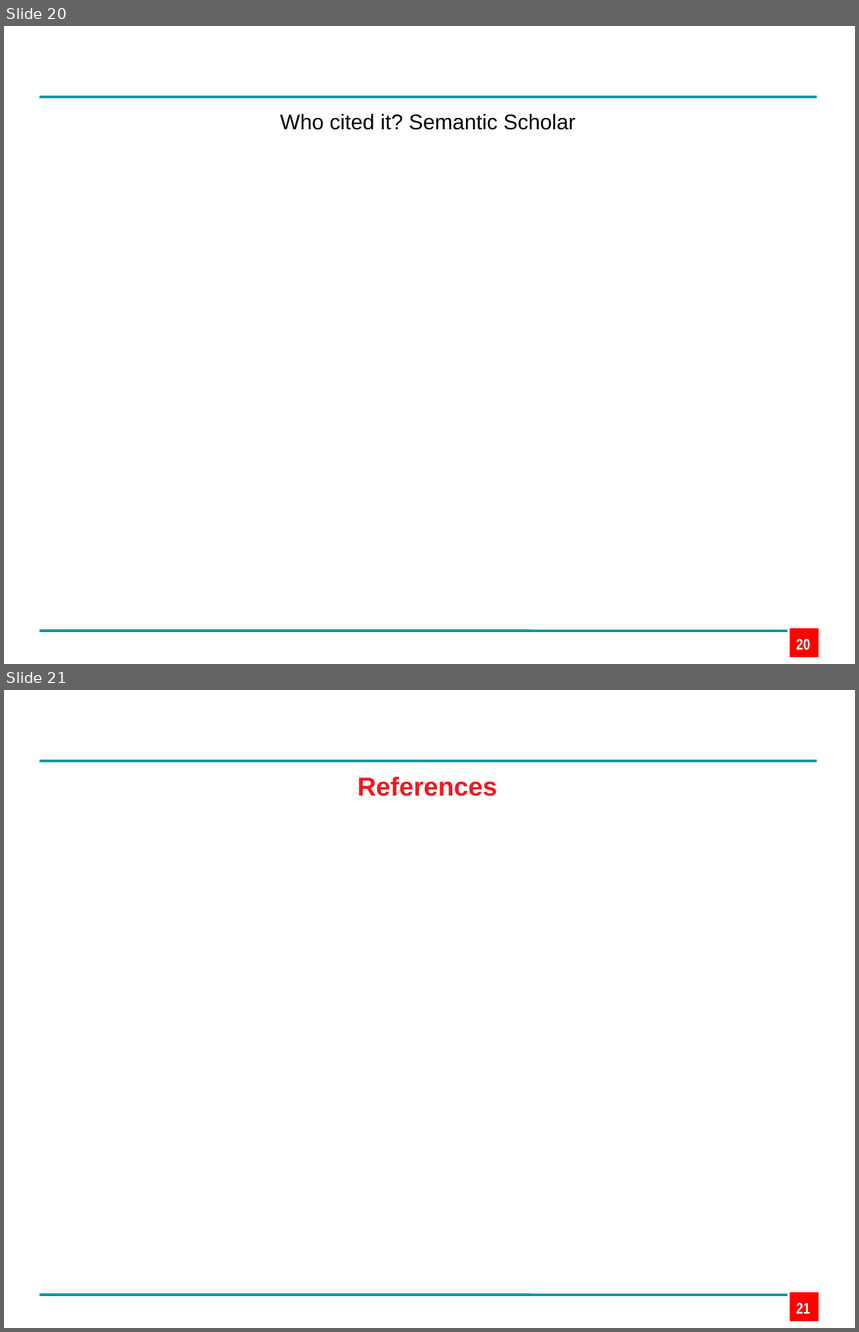
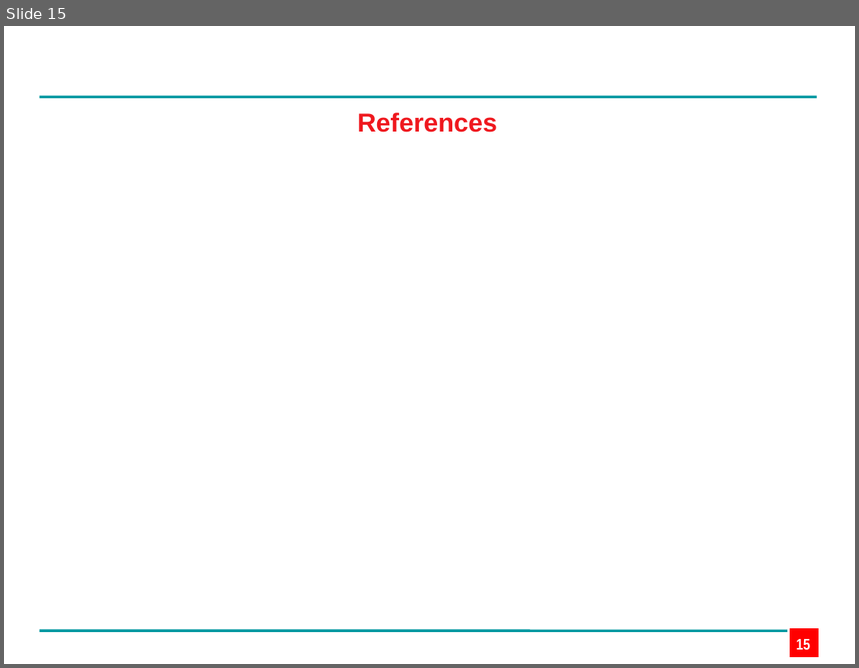
Before and after one commit to edpape007/NLP, a slide deck: Presentation_Subword.pptx. Shown one above the other, each under a label of ours: slides 20 and 21 before the commit, slide 15 after it. The pictures are 859x1332 and 859x668 pixels, drawn with LibreOffice and Linux fonts; fonts in the diff are those of the drawing; background and template pictures are left out. Boxes give left, top, right and bottom in pixels: in the first picture for what was removed or moved away, otherwise in the second. Text is boxed around its words. In the diff, an @@ line names an element or a change of style, - is before the commit and + after.

```diff
--- a/Presentation_Subword.pptx
+++ b/Presentation_Subword.pptx
@@ slide 20 removed at (x1=4, y1=26, x2=855, y2=664), background #FFFFFF; not listed: 3 template elements that a slide beside it also shows @@
@@ text removed at (x1=280, y1=113, x2=576, y2=130) @@
-Who cited it? Semantic Scholar
@@ page number removed at (x1=797, y1=639, x2=810, y2=651) @@
-20
@@ what was slide 21 is now slide 15 @@
@@ page number at (x1=797, y1=639, x2=810, y2=651): text changed @@
-21
+15
```
Also in this commit, not shown: 8 slides changed, 2 slides added, 7 other slides removed, 1 other file.
